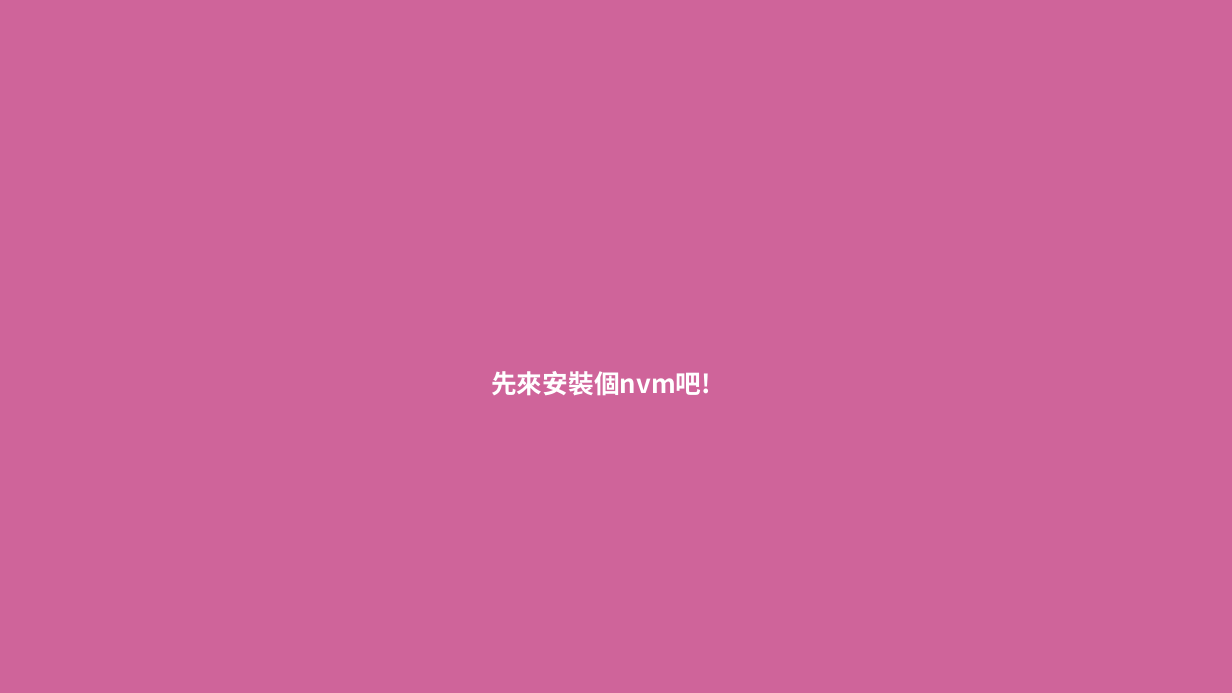
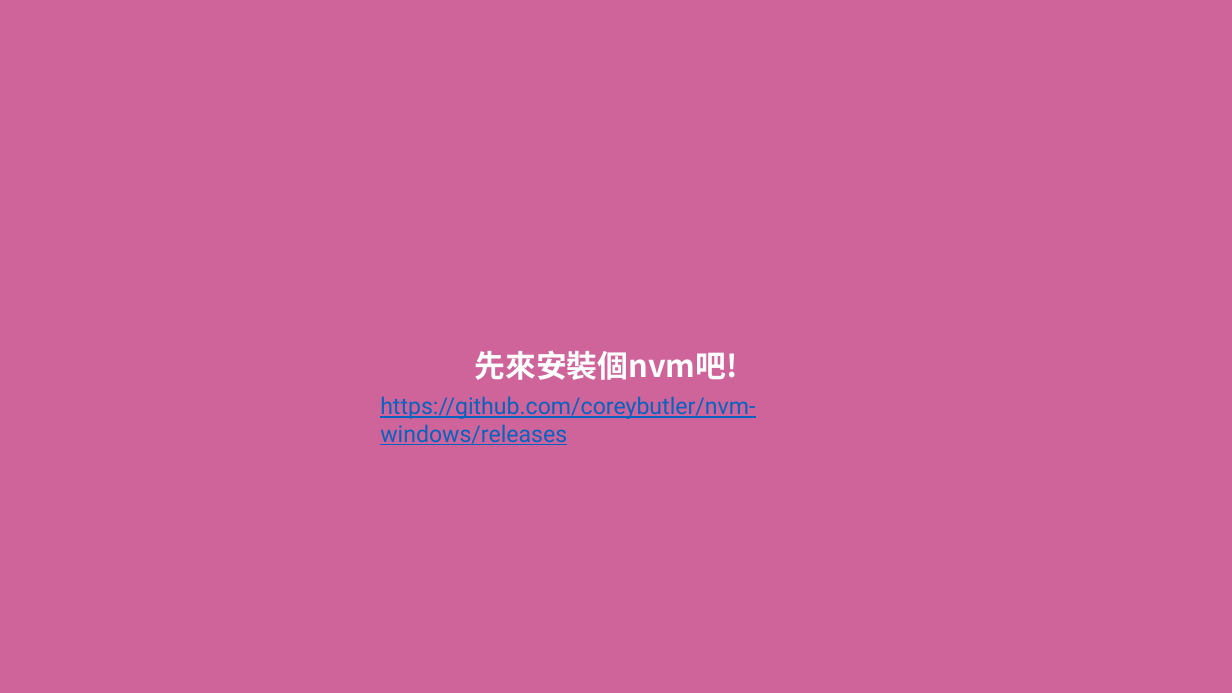
Before and after one commit to MikeCheng1208/SassLiveExample, a slide deck: slide 9 of sasslive.pptx (slide 4 before the commit). Drawn at 1232x693 pixels with LibreOffice and Linux fonts; fonts in the diff are those of the drawing. Boxes give left, top, right and bottom in pixels: in the first picture for what was removed or moved away, otherwise in the second. Text is boxed around its words. In the diff, an @@ line names an element or a change of style, - is before the commit and + after.

```diff
--- a/sasslive.pptx
+++ b/sasslive.pptx
@@ text "先來安裝個nvm吧!": place and size @@
-text "先來安裝個nvm吧!" at [491, 371, 711, 396]
+text "先來安裝個nvm吧!" at [475, 350, 738, 380]
@@ text "先來安裝個nvm吧!" at [475, 350, 738, 380]: size 20 to 24 pt @@
@@ text added at [380, 396, 755, 445], 18 pt, text #0563C1, underline @@
+https://github.com/coreybutler/nvm-windows/releases
```
Also in this commit, not shown: 3 slides added.
